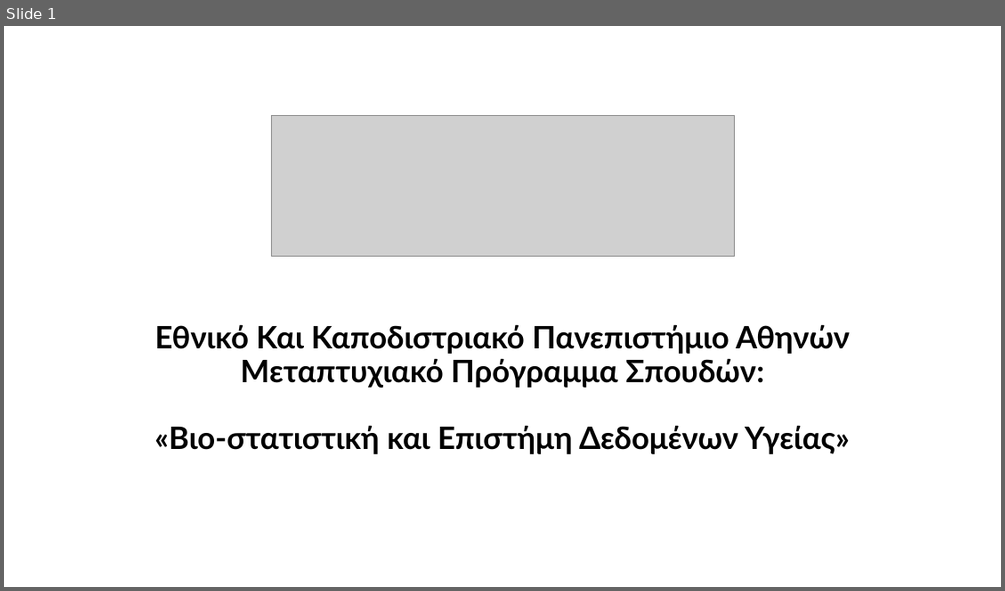
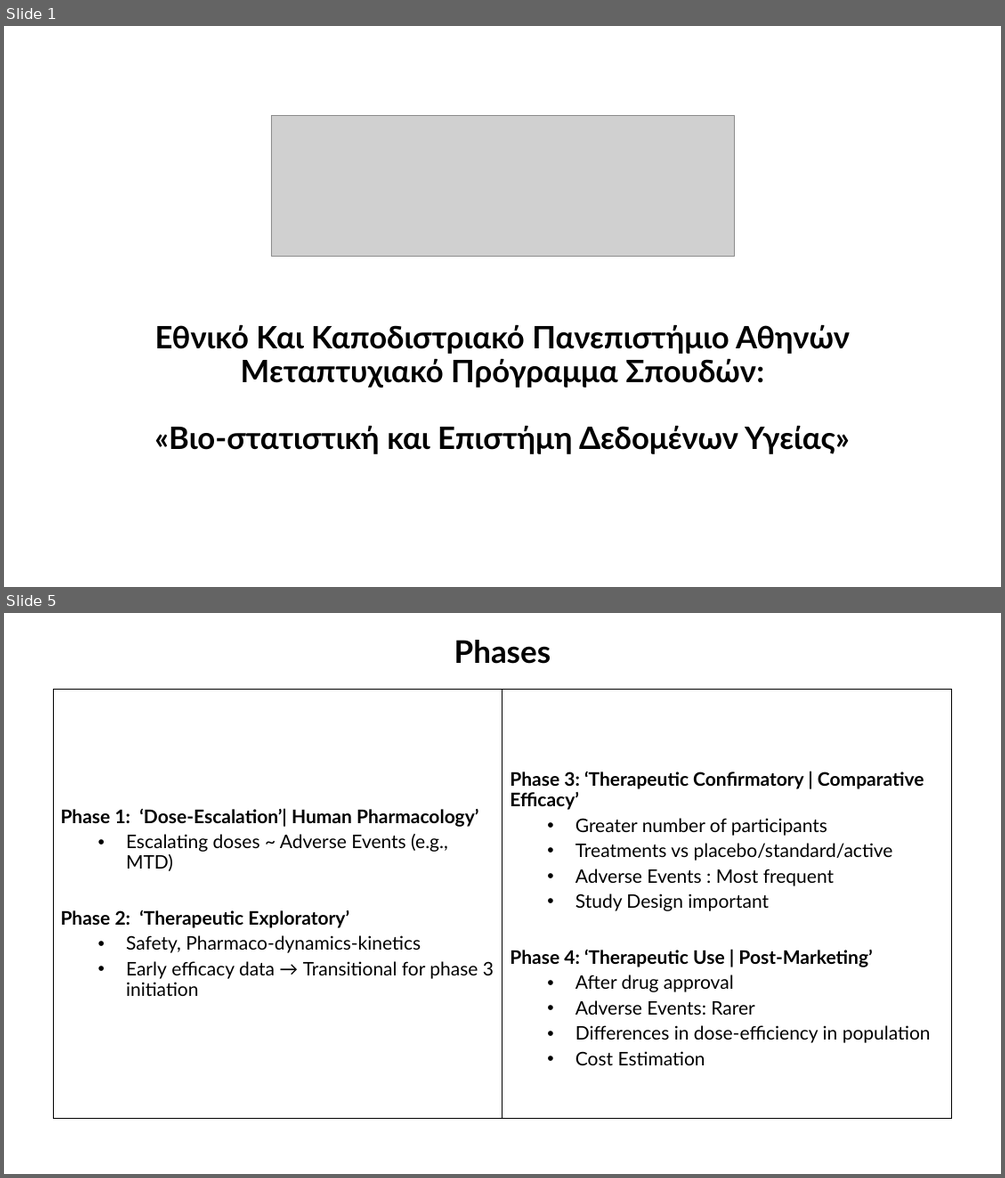
Before and after one commit to AndreouEugenia/Thesis, a slide deck: Thesis_Presentation.pptx. Shown one above the other, each under a label of ours: slide 1 before the commit, slides 1 and 5 after it; the slides between them are not shown. The pictures are 1005x591 and 1005x1178 pixels, drawn with LibreOffice and Linux fonts; fonts in the diff are those of the drawing; grey boxes stand for pictures. Boxes give left, top, right and bottom in pixels: in the first picture for what was removed or moved away, otherwise in the second. Text is boxed around its words. In the diff, an @@ line names an element or a change of style, - is before the commit and + after.

```diff
--- a/Thesis_Presentation.pptx
+++ b/Thesis_Presentation.pptx
@@ slide 5 added at <box>4,613,1001,1174</box>, background #FFFFFF @@
@@ title added at <box>454,640,550,664</box>, 30 pt, text #000000, bold @@
+Phases
@@ subtitle added at <box>53,689,502,1119</box>, outline #000000 0.75 pt, 18 pt, text #000000 @@
+Phase 1: ‘Dose-Escalation’| Human Pharmacology’
+  • Escalating doses ~ Adverse Events (e.g., MTD)
+Phase 2: ‘Therapeutic Exploratory’
+  • Safety, Pharmaco-dynamics-kinetics
+  • Early efficacy data → Transitional for phase 3 initiation
@@ rectangle added at <box>502,689,952,1119</box>, outline #000000 0.75 pt, 18 pt, text #000000 @@
+Phase 3: ‘Therapeutic Confirmatory | Comparative Efficacy’
+  • Greater number of participants
+  • Treatments vs placebo/standard/active
+  • Adverse Events : Most frequent
+  • Study Design important
+Phase 4: ‘Therapeutic Use | Post-Marketing’
+  • After drug approval
+  • Adverse Events: Rarer
+  • Differences in dose-efficiency in population
+  • Cost Estimation
```
Also in this commit, not shown: 1 slide changed, 24 other slides added, 3 slides removed, 42 other files.
